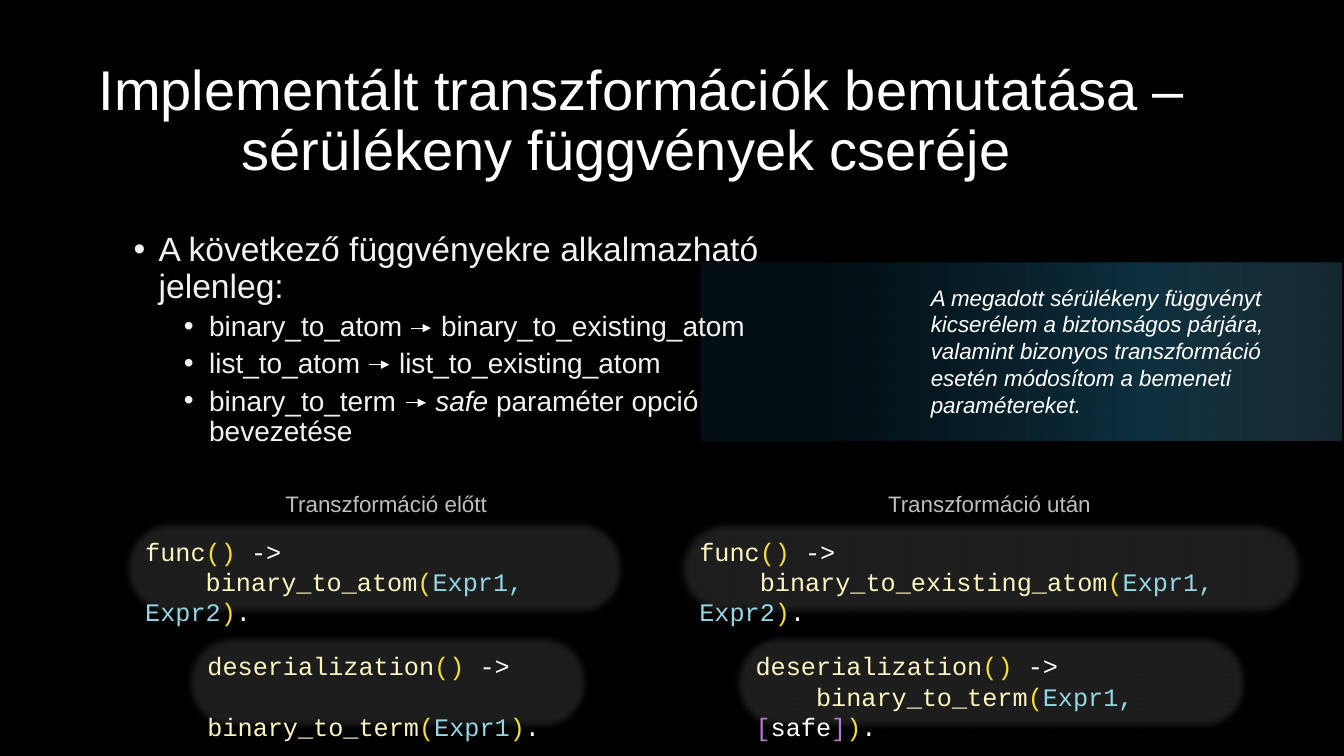
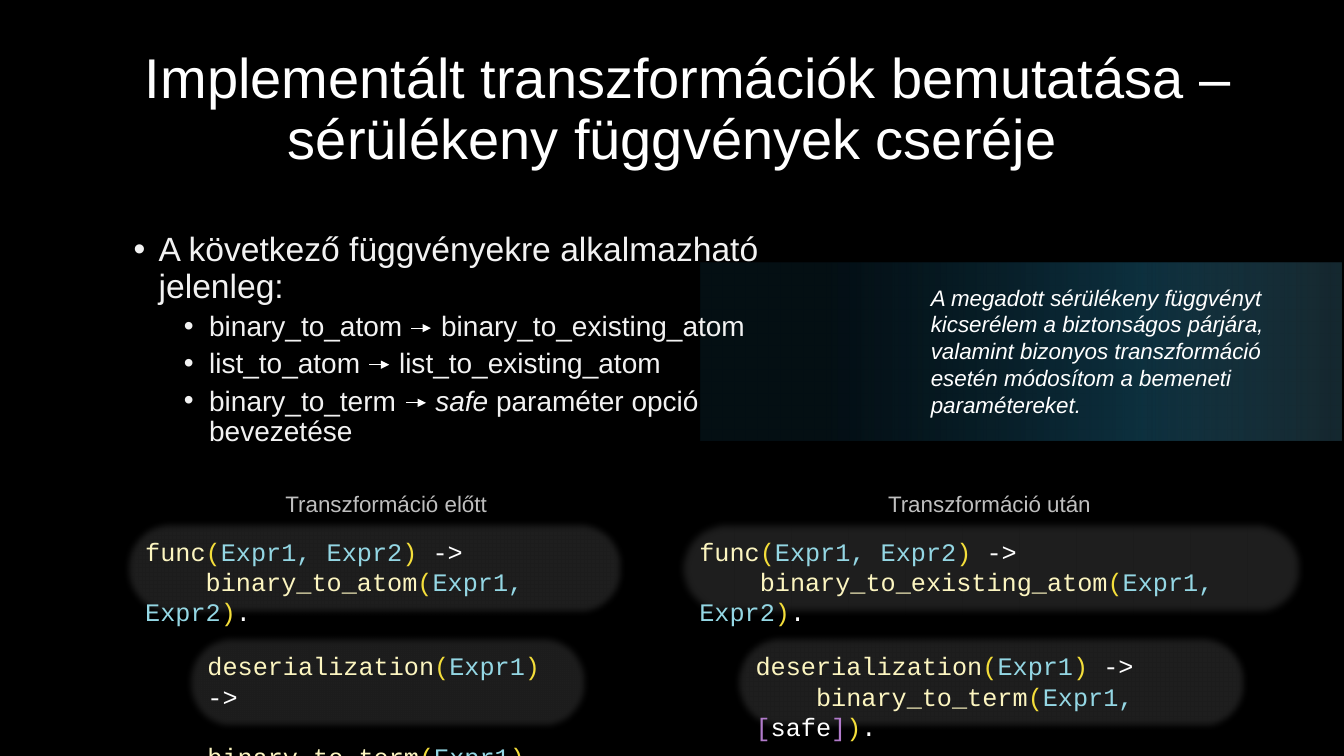
Before and after one commit to juhasznellee/msc_szakdoga, a slide deck: slide 14 of diplomamunka.pptx (slide 11 before the commit). Drawn at 1344x756 pixels with LibreOffice and Linux fonts; fonts in the diff are those of the drawing; background and template pictures are left out. Boxes give left, top, right and bottom in pixels: in the first picture for what was removed or moved away, otherwise in the second. Text is boxed around its words. In the diff, an @@ line names an element or a change of style, - is before the commit and + after.

```diff
--- a/diplomamunka.pptx
+++ b/diplomamunka.pptx
@@ text "Implementált transzformációk bemutatása – sérülékeny ...": place and size @@
-text "Implementált transzformációk bemutatása – sérülékeny ..." at [99, 68, 1137, 180]
+text "Implementált transzformációk bemutatása – sérülékeny ..." at [145, 56, 1183, 168]
@@ text in rounded rectangle at [145, 542, 418, 567]: text changed; text colour #FCF5C0 to #94D7E4 @@
-func() ->
+func(Expr1, Expr2) ->
@@ text in rounded rectangle at [699, 542, 972, 567]: text changed; text colour #FCF5C0 to #94D7E4 @@
-func() ->
+func(Expr1, Expr2) ->
@@ text in rounded rectangle at [207, 657, 540, 681]: text changed @@
-deserialization() ->
+deserialization(Expr1) ->
@@ text in rounded rectangle at [756, 657, 1089, 681]: text changed @@
-deserialization() ->
+deserialization(Expr1) ->
```
Also in this commit, not shown: 10 other slides changed, 5 slides added, 2 slides removed.
